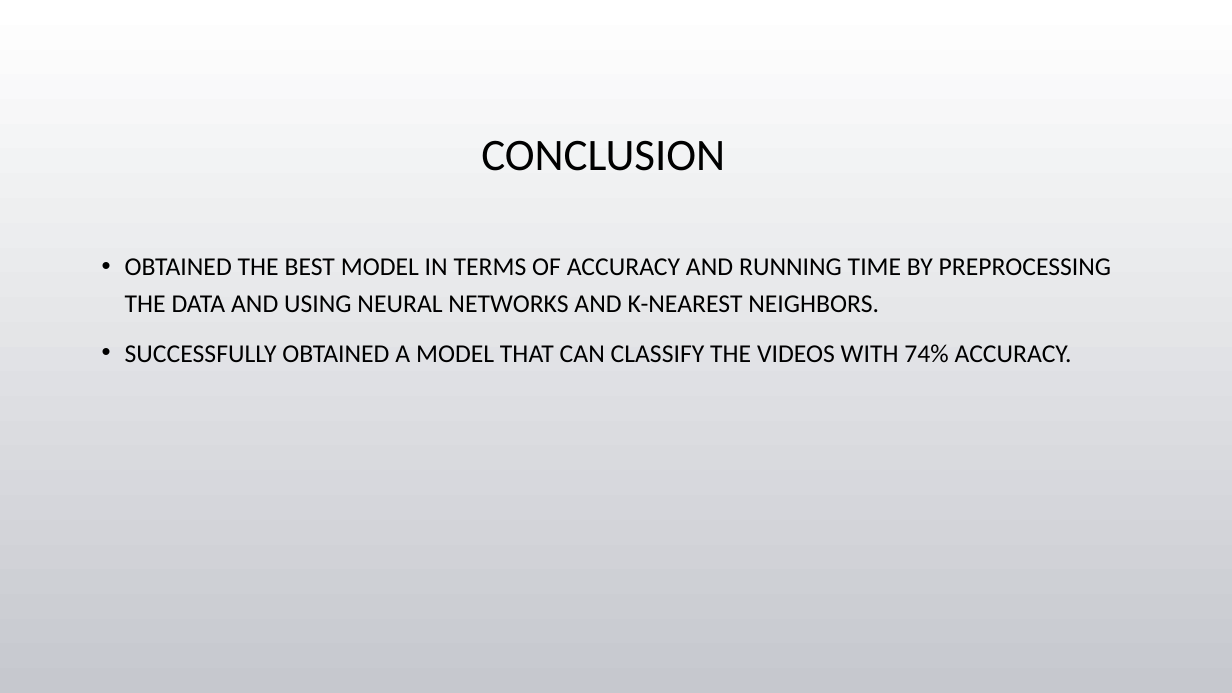
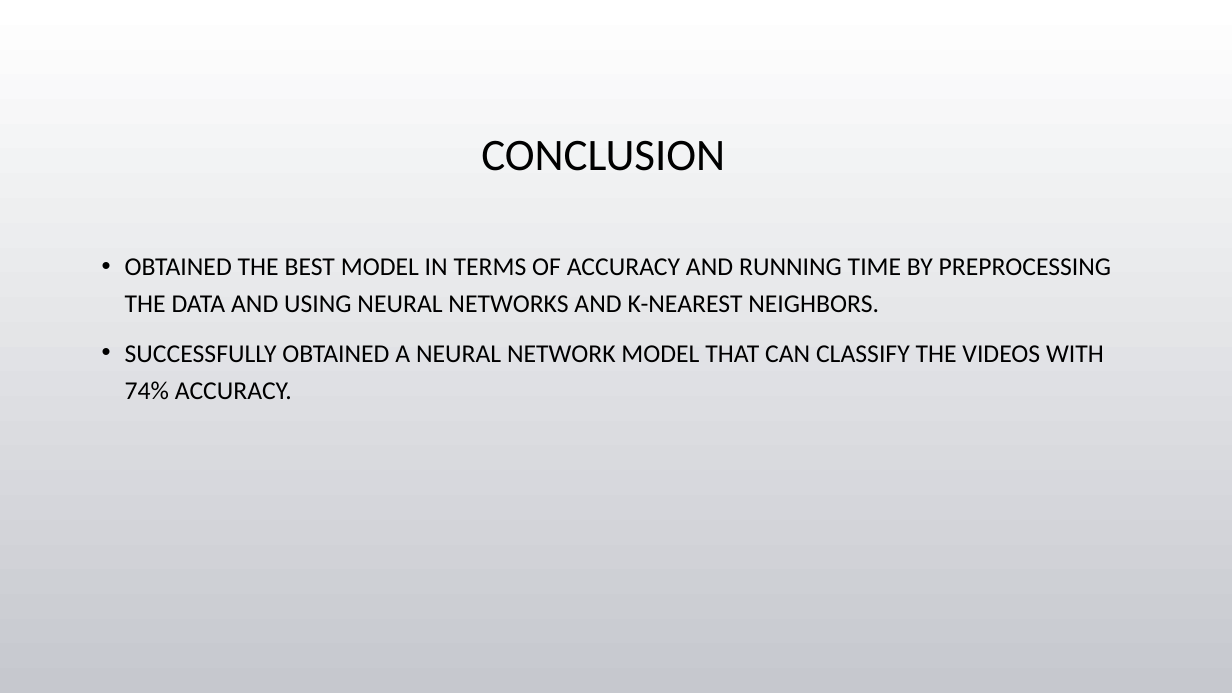
Before and after one commit to tgore03/ClassiTube, a slide deck: slide 10 of Categorizing YouTube Videos.pptx. Drawn at 1232x693 pixels with LibreOffice and Linux fonts; fonts in the diff are those of the drawing; background and template pictures are left out. Boxes give left, top, right and bottom in pixels: in the first picture for what was removed or moved away, otherwise in the second. Text is boxed around its words. In the diff, an @@ line names an element or a change of style, - is before the commit and + after.

```diff
--- a/Categorizing YouTube Videos.pptx
+++ b/Categorizing YouTube Videos.pptx
@@ text at (125,345,1104,400): text changed @@
-• SUCCESSFULLY OBTAINED A MODEL THAT CAN CLASSIFY THE VIDEOS WITH 74% ACCURACY.
+• SUCCESSFULLY OBTAINED A NEURAL NETWORK MODEL THAT CAN CLASSIFY THE VIDEOS WITH 74% ACCURACY.
```
Also in this commit, not shown: 1 other slide changed, 2 other files.
